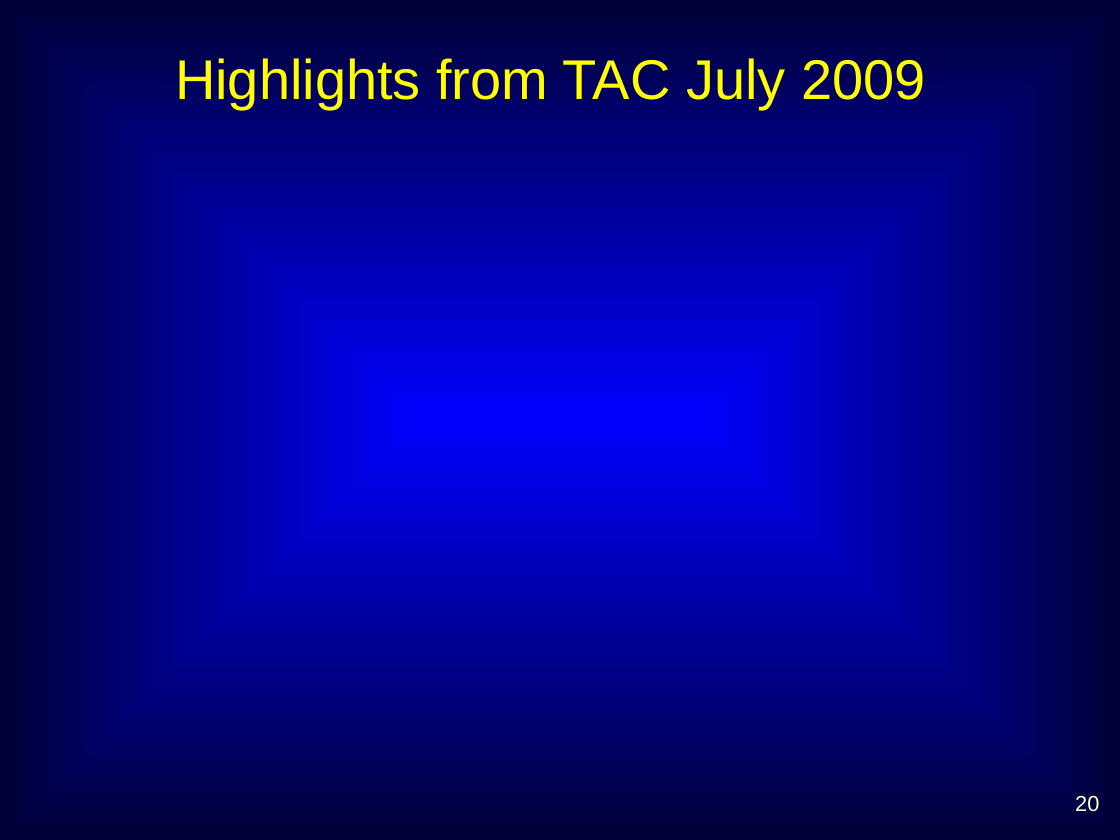
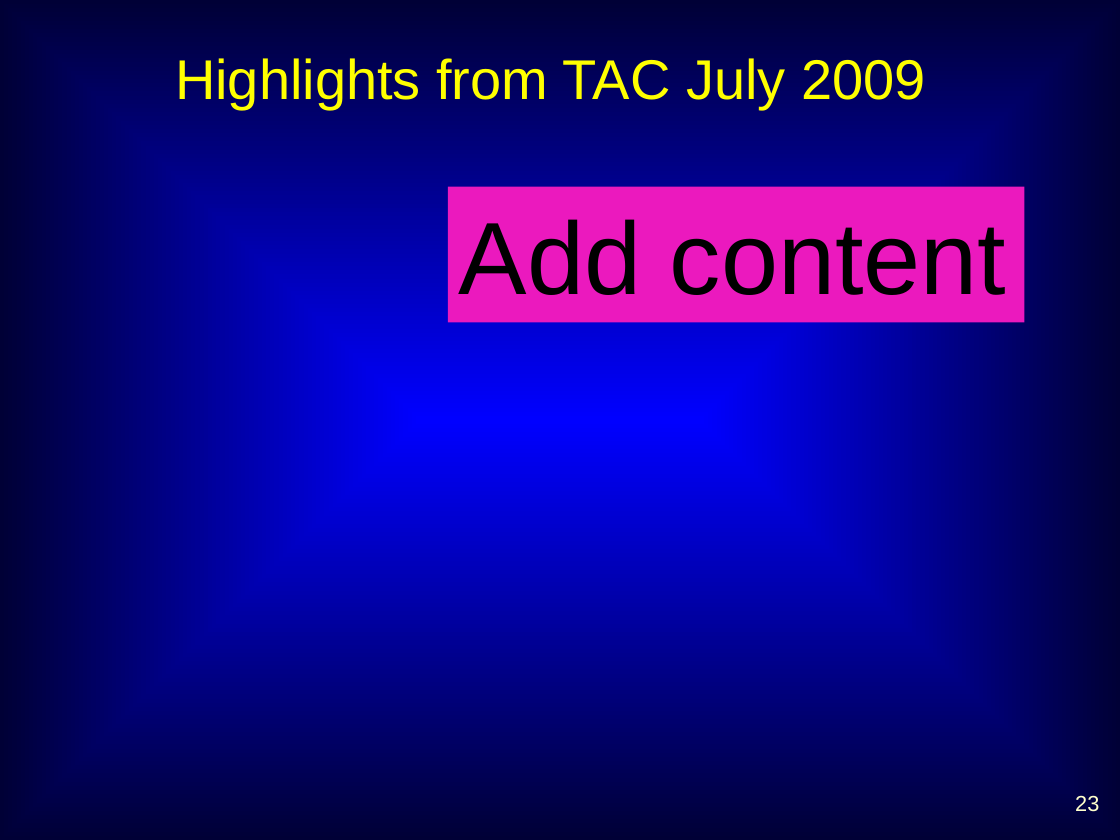
Before and after one commit to dwr-psandhu/dsm2-stm, a slide deck: slide 23 of stm/documents/TAC/Jan10/STM_TAC_Jan10_jamiea.pptx (slide 20 before the commit). Drawn at 1120x840 pixels with LibreOffice and Linux fonts; fonts in the diff are those of the drawing. Boxes give left, top, right and bottom in pixels: in the first picture for what was removed or moved away, otherwise in the second. Text is boxed around its words. In the diff, an @@ line names an element or a change of style, - is before the commit and + after.

```diff
--- a/stm/documents/TAC/Jan10/STM_TAC_Jan10_jamiea.pptx
+++ b/stm/documents/TAC/Jan10/STM_TAC_Jan10_jamiea.pptx
@@ rectangle added at box(448, 187, 1025, 323), fill #EB19BE, 66 pt, text #000000 @@
+Add content
@@ page number at box(1075, 795, 1099, 812): text changed @@
-20
+23
```
Also in this commit, not shown: 8 other slides changed, 3 slides added.
